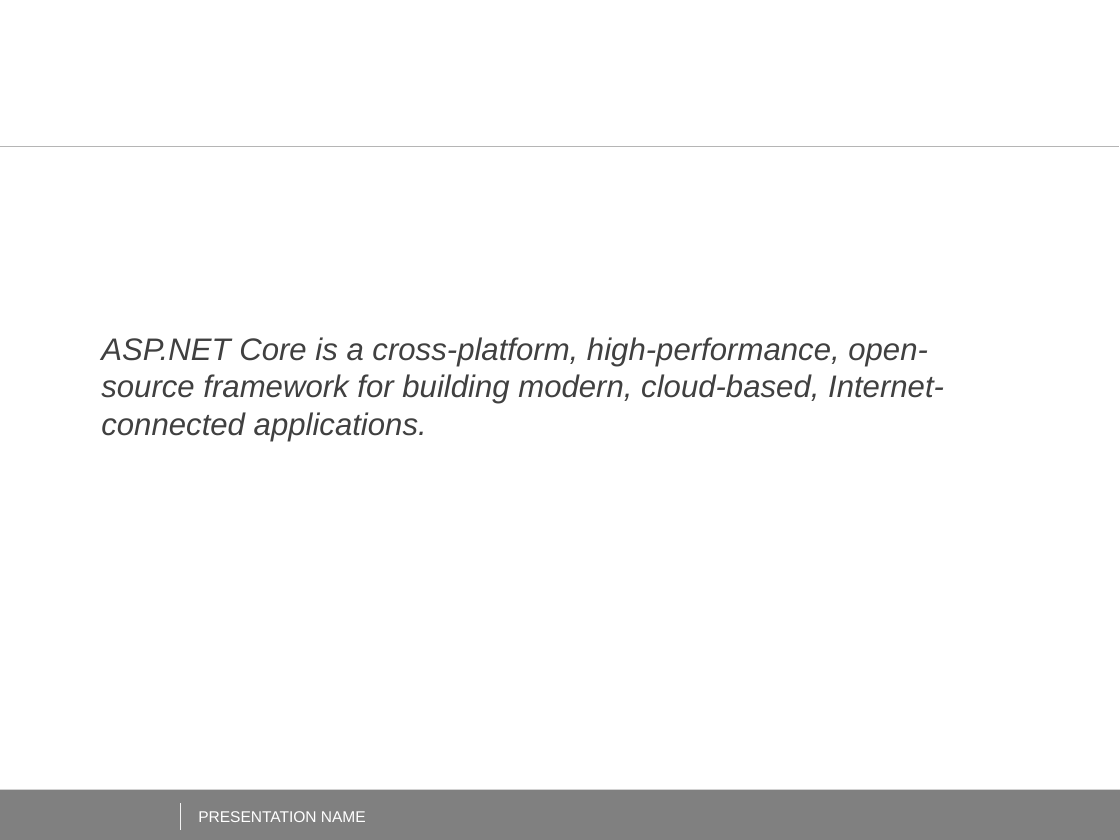
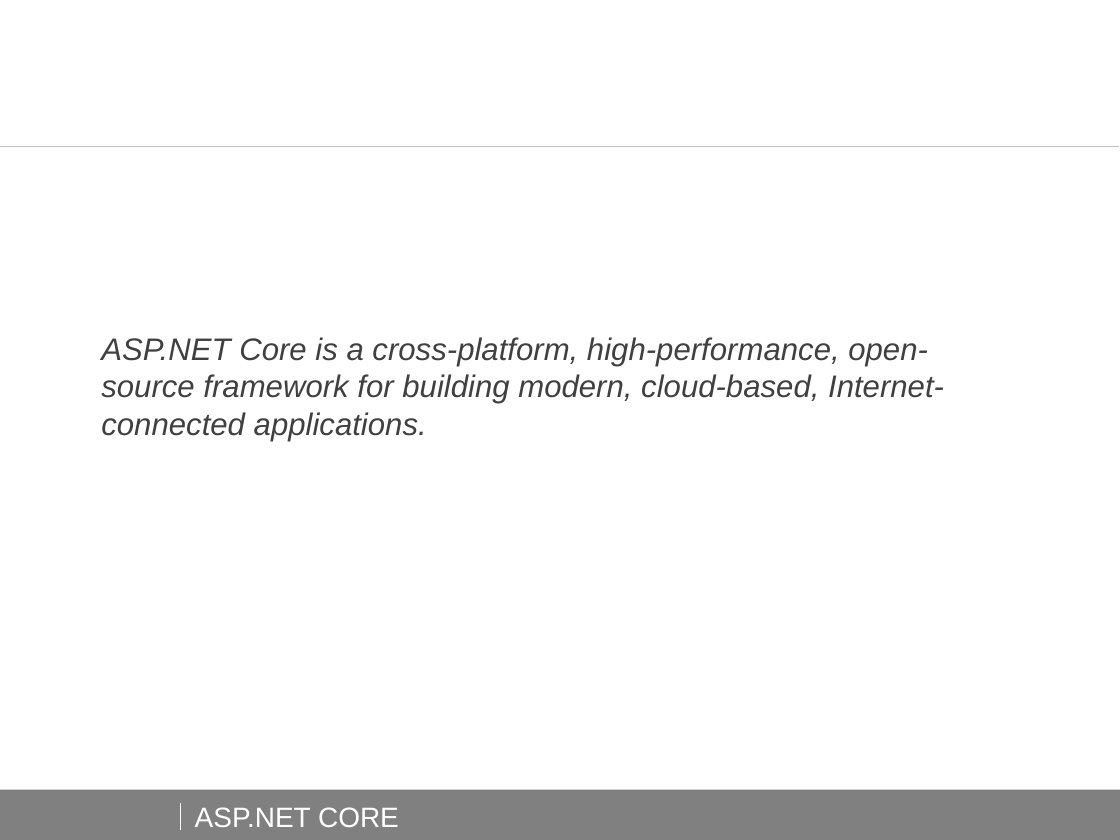
Before and after one commit to AndreiShenets/ASP.NET-Lectures, a slide deck: slide 8 of docs/ASP.NET CORE - iTechArt 2018.pptx. Drawn at 1120x840 pixels with LibreOffice and Linux fonts; fonts in the diff are those of the drawing; background and template pictures are left out. Boxes give left, top, right and bottom in pixels: in the first picture for what was removed or moved away, otherwise in the second. Text is boxed around its words. In the diff, an @@ line names an element or a change of style, - is before the commit and + after.

```diff
--- a/docs/ASP.NET CORE - iTechArt 2018.pptx
+++ b/docs/ASP.NET CORE - iTechArt 2018.pptx
@@ text added at [195, 807, 399, 827], 18 pt, text #FFFFFF @@
+ASP.NET CORE
@@ text removed at [198, 811, 366, 822] @@
-PRESENTATION NAME
```
Also in this commit, not shown: 21 other slides changed, 1 slide added, 1 slide removed, 2 other files.
